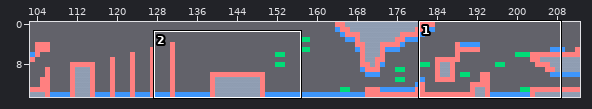
Tiled map -- Output/Assets/tiles/SnowMap.tmx. Above: a wide view before the commit, with the close-up outlined.
Close-up. Before the edit:
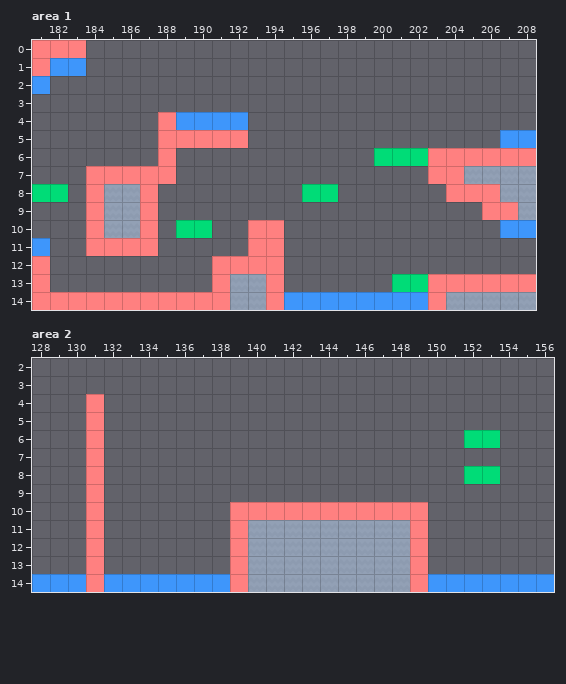
Cells are 70x70 px. Shown: area 1 x 181..208, y 0..14; area 2 x 128..156, y 2..14. The commit also changed other parts of the map, which this record leaves out.
Once edited:
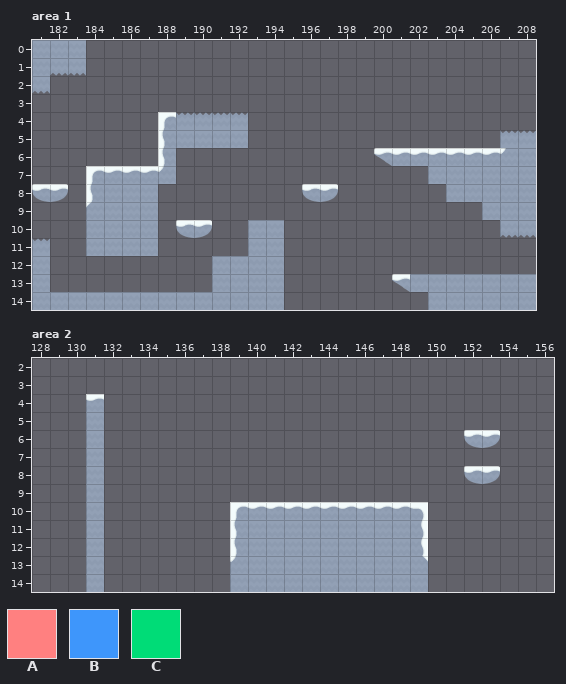
Key: from "Collisions": A 0, B 1, C 2.
_ is an empty cell, . an unchanged one.
The exact change:
--- layer "Collisions" (now hidden), area 1
@@ x 181..183 @@
- 0 AAA
- 1 ABB
- 2 B..
+ 0 ___
+ 1 ___
+ 2 _..
@@ x 181..208 @@
- 4 .......ABBBB................
- 5 .......AAAAA..............BB
- 6 .......A...........CCCAAAAAA
- 7 ...AAAAA..............AA....
- 8 CC.A..A........CC......AAA..
- 9 ...A..A..................AA.
-10 ...A..A.CC..AA............BB
-11 B..AAAA.....AA..............
-12 A.........AAAA..............
-13 A.........A..A......CCAAAAAA
-14 AAAAAAAAAAA..ABBBBBBBBA.....
+ 4 ......._____................
+ 5 ......._____..............__
+ 6 ......._..........._________
+ 7 ..._____..............__....
+ 8 __._.._........__......___..
+ 9 ..._.._..................__.
+10 ..._.._.__..__............__
+11 _..____.....__..............
+12 _.........____..............
+13 _........._.._......________
+14 ___________..__________.....
--- layer "Collisions" (now hidden), area 2
@@ x 128..156 @@
- 4 ...A.........................
- 5 ...A.........................
- 6 ...A....................CC...
- 7 ...A.........................
- 8 ...A....................CC...
- 9 ...A.........................
-10 ...A.......AAAAAAAAAAA.......
-11 ...A.......A.........A.......
-12 ...A.......A.........A.......
-13 ...A.......A.........A.......
-14 BBBABBBBBBBA.........ABBBBBBB
+ 4 ..._.........................
+ 5 ..._.........................
+ 6 ..._....................__...
+ 7 ..._.........................
+ 8 ..._....................__...
+ 9 ..._.........................
+10 ..._.......___________.......
+11 ..._......._........._.......
+12 ..._......._........._.......
+13 ..._......._........._.......
+14 ____________.........________
Pixel boxes of the changes (left, top, right, bottom) in both close-ups:
removed: (32, 40, 86, 94)
removed: (32, 112, 536, 310)
removed: (32, 394, 554, 592)
